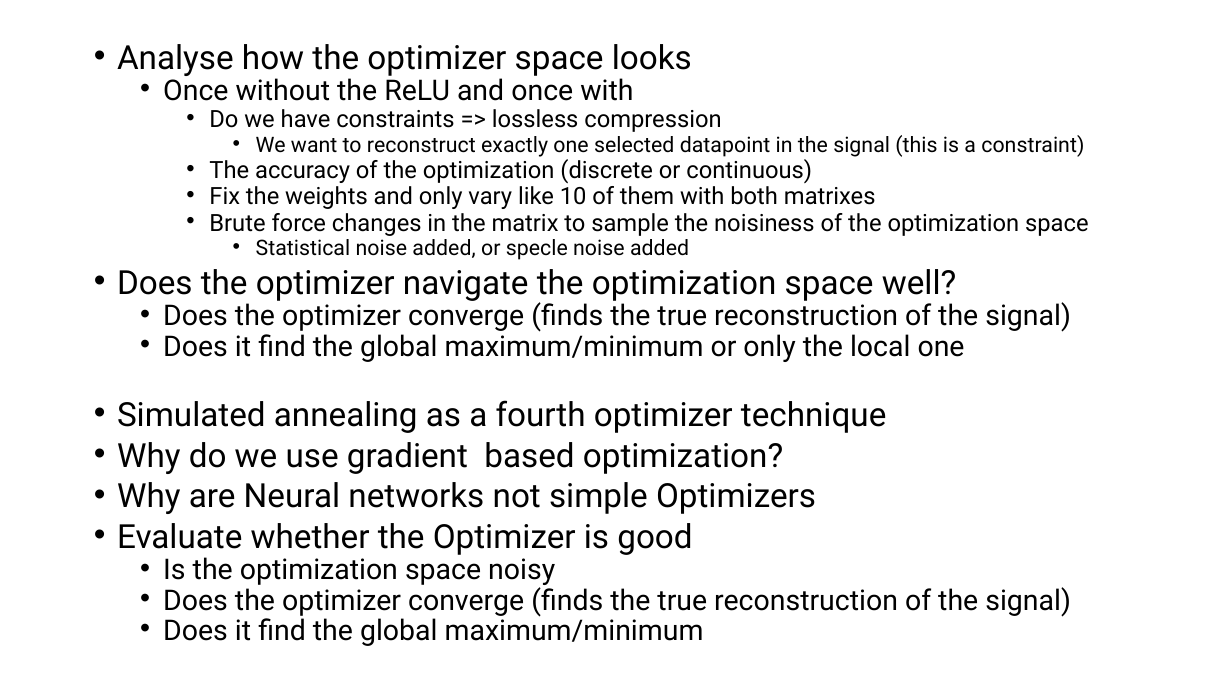
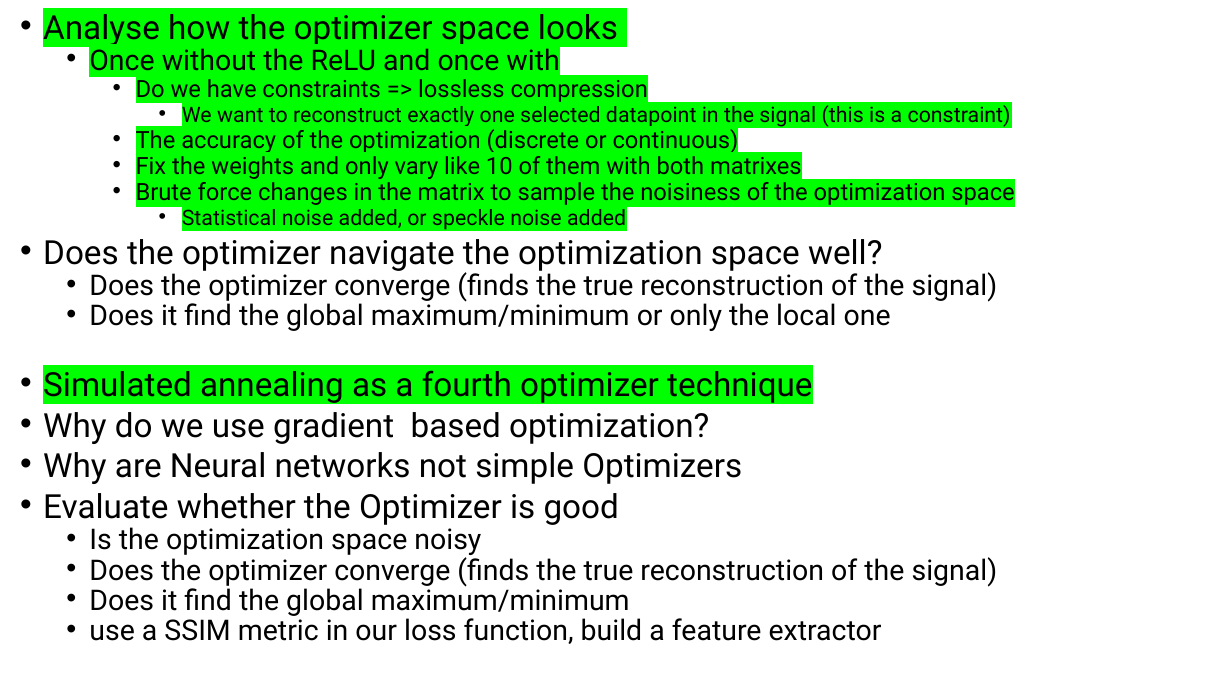
Before and after one commit to Kiwi-TheCat/optimization_neural, a slide deck: slide 4 of Task_ppt.pptx. Drawn at 1232x693 pixels with LibreOffice and Linux fonts; fonts in the diff are those of the drawing. Boxes give left, top, right and bottom in pixels: in the first picture for what was removed or moved away, otherwise in the second. Text is boxed around its words. In the diff, an @@ line names an element or a change of style, - is before the commit and + after.

```diff
--- a/Task_ppt.pptx
+++ b/Task_ppt.pptx
@@ text "Analyse how the optimizer space ...": place and size @@
-text "Analyse how the optimizer space ..." at <box>117,44,1088,646</box>
+text "Analyse how the optimizer space ..." at <box>43,14,1014,644</box>
@@ text at <box>43,14,1014,403</box>: highlight none to #00FF00 in "Analyse how the optimizer space looks", "Once without the ReLU and once with", "Do we have constraints => lossless compression", "We want to reconstruct exactly one selected ..." and 4 more places @@
@@ text at <box>182,209,626,230</box>: text changed @@
-      • Statistical noise added, or specle noise added
+      • Statistical noise added, or speckle noise added
@@ text at <box>89,614,882,644</box>: paragraph added @@
+  • use a SSIM metric in our loss function, build a feature extractor
```
Also in this commit, not shown: 2 other files.
